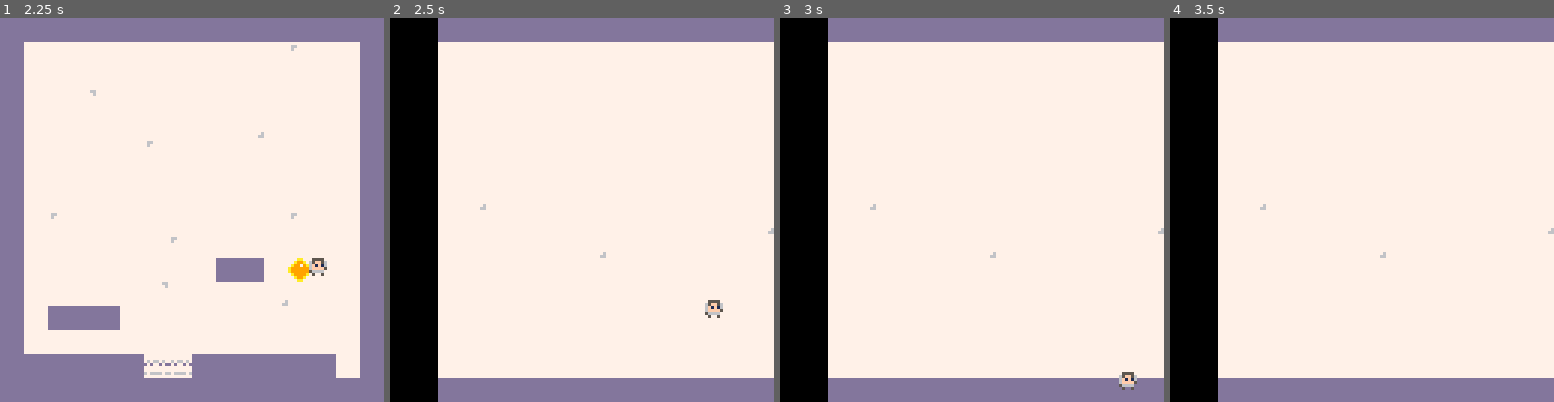
Above: before the commit, frames 1-4 (left to right).
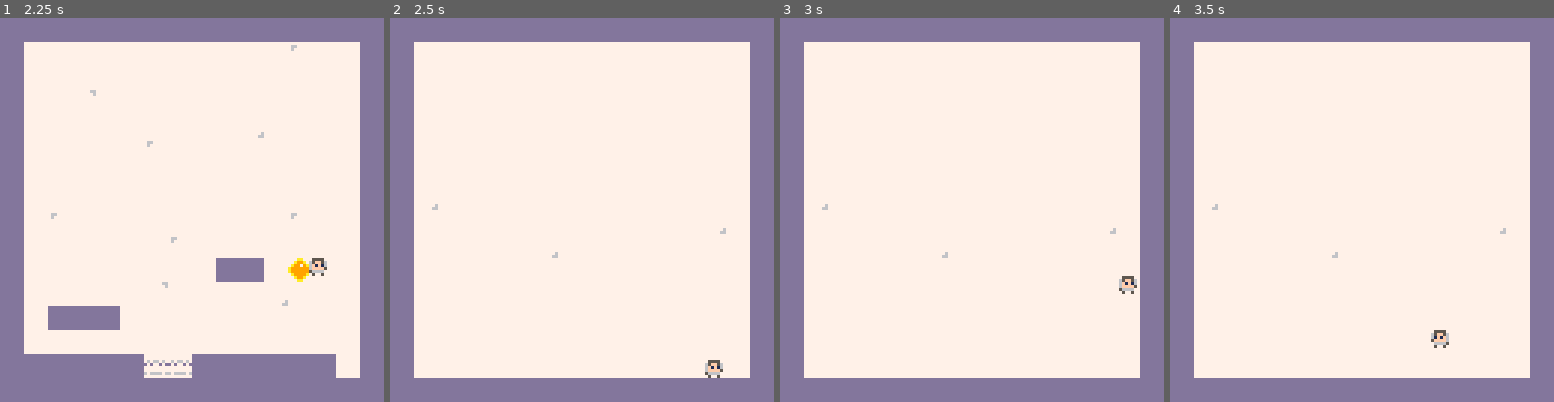
Above: after the commit, the same moments.

Repository: lolpakichu/snowy
Game: PICO-8 cartridge snowy.p8
Same seed, same stepped clock (60 frames per second), same inputs: the game is played once before the commit and once after it.
Inputs:
- Up to frame 1 (2.25 s): tap X (X key) at 0.33, 1.07, 1.85 s; tap O (Z key) at 0.7, 1.7, 2.1 s; hold Right 1.6-2.1 s; hold Up from 2.15 s (still down)
- Up to frame 2 (2.5 s): release Up at 2.42 s; hold Right from 2.47 s (still down)
- Up to frame 3 (3 s): keep holding Right; tap O (Z key) at 2.5, 2.9 s; tap X (X key) at 2.97 s
- Up to frame 4 (3.5 s): release Right at 3.03 s; hold Left from 3.08 s (still down); tap O (Z key) at 3.3 s

Frame 1 is identical in both runs. In frame 2, 18% of the frame differs, in the area x 0-100%, y 0-100%; in frame 3, 18%; in frame 4, 18%.

Commit message:
Snowy v0.24

Diff:
--- a/snowy.p8
+++ b/snowy.p8
@@ -35,7 +35,8 @@
 	--tuning constants
 	speed=2,
 	jumpvel=3.4,
-	xoffset=8
+	xoffset=8,
+	yoffset=8
 
 }
 
@@ -50,7 +51,6 @@
 	if win then
 		maploc.x=16
 		maploc.y=0
-		player.xoffset=player.xoffset+16
 	end
 	--remember where we started
 	local startx=player.x
@@ -91,7 +91,7 @@
 	if player.dx>0 then xoffset=7 end
 
 	--look for a wall
-	local h=mget((player.x+xoffset)/8,(player.y+7)/8)
+	local h=mget((player.x+xoffset)/8+maploc.x,(player.y+7)/8+maploc.y)
 	if fget(h,col) then
 		--they hit a wall so move them
 		--back to their original pos.
@@ -116,7 +116,7 @@
 
 	--check bottom center of the
 	--player.
-	local v=mget((player.x+player.xoffset/2)/8,(player.y+8)/8)
+	local v=mget((player.x+player.xoffset/2)/8+maploc.x,(player.y+player.yoffset)/8+maploc.y)
 
 	--assume they are floating
 	--until we determine otherwise
@@ -147,7 +147,7 @@
 	--
 
 	--check top center of p1
-	v=mget((player.x+player.xoffset/2)/8,(player.y)/8)
+	v=mget((player.x+player.xoffset/2)/8+maploc.x,(player.y)/8+maploc.y)
 
 	--only check for ceilings when
 	--moving up
@@ -156,7 +156,7 @@
 		if fget(v,col) then
 			--position player right below
 			--ceiling
-			player.y = flr((player.y+8)/8)*8
+			player.y = flr((player.y+player.yoffset)/8)*8
 			--halt upward velocity
 			player.dy = 0
 		end
@@ -168,10 +168,140 @@
 
 function _draw()
  cls() --clear the screen
- map(maploc.x,maploc.y,maploc.x,maploc.y) --draw map
+ map(maploc.x,maploc.y,0,0,16,16) --draw map
  spr(player.sp,player.x,player.y,1,1,player.f) --draw player
- print('Game Over', 196, 64, 0)
+ print('game over', 196, 64, 0)
 end
+…(130 lines of a section not shown)…
 
 
 
@@ -308,20 +438,20 @@
 0000000000000000000000000000000000000000000000000000000000000000000000000000000000000000000000000000000000000000000000000000000000000000000000000000000000000000000000000000000000000000000000000000000000000000000000000000000000000000000000000000000000000000
 __map__
 0707070707070707070707070707070707070707070707070707070707070707060606060606060606060606060606060606060609090909090606060606060606060606060606060606060606060606060606060606060606060606060606060606060606060606060606060606060606060606060606060606060606060606
-0706060606060606060606060306060706060606060606060606060606060607060606060606060606060606060606060606060606060606060606060606060606060606060606060606060606060606060606060606060606060606060606060606060606060606060606060606060606060606060606060606060606060606
-0706060606060606060606060606060706060606060606060606060606060607060606060606060606060606060606060606060606060606060606060606060606060606060606060606060606060606060606060606060606060606060606060606060606060606060606060606060606060606060606060606060606060606
-0706060506060606060606060606060706060606060606060606060606060607060606060606060606060606060606060606060606060606060606060606060606060606060606060606060606060606060606060606060606060606060606060606060606060606060606060606060606060606060606060606060606060606
-0706060606060606060604060606060706060606060606060606060606060607060606060606060606060606060606060606060606060606060606060606060606060606060606060606060606060606060606060606060606060606060606060606060606060606060606060606060606060606060606060606060606060606
-0706060606060306060606060606060706060606060606060606060606060607060606060606060606060606060606060606060606060606060606060606060606060606060606060606060606060606060606060606060606060606060606060606060606060606060606060606060606060606060606060606060606060606
-0706060606060606060606060606060706060606060606060606060606060607060606060606060606060606060606060606060606060606060606060606060606060606060606060606060606060606060606060606060606060606060606060606060606060606060606060606060606060606060606060606060606060606
-0706060606060606060606060606060706040606060606060606060606060607060606060606030606060606060606060606060606060606060606060606060606060606060606060606060606060606060606060606060606060606060606060606060606060606060606060606060606060606060606060606060606060606
-0706030606060606060606060306060706060606060606060606060606040607060606060606060606060606060606060606060606060606060606060606060606060606060606060606060606060606060606060606060606060606060606060606060606060606060606060606060606060606060606060606060606060606
-0706060606060603060606060606060706060606060604060606060606060607060606060606060606060606060606060606060606060606060606060606060606060606060606060606060606060606060606060606060606060606060606060606060606060606060606060606060606060606060606060606060606060606
-0706060606060606060707060806060706060606060606060606060606060607060606060606060606060606060606060606060606060606060606060606060606060606060606060606060606060606060606060606060606060606060606060606060606060606060606060606060606060606060606060606060606060606
-0706060606060506060606040606060706060606060606060606060606060607060606060606060606060606060606060606060606060606060606060606060606060606060606060606060606060606060606060606060606060606060606060606060606060606060606060606060606060606060606060606060606060606
-0706070707060606060606060606060706060606060606060606060606060607060606060606060606060606060606060606060606060606060606060606060606060606060606060606060606060606060606060606060606060606060606060606060606060606060606060606060606060606060606060606060606060606
-0706060606060606060606060606060706060606060606060606060606060607060606060606060606060606060606060606060606060606060606060606060606060606060606060606060606060606060606060606060606060606060606060606060606060606060606060606060606060606060606060606060606060606
-0707070707070909070707070707060706060606060606060606060606060607060606060606060606060606060606060606060606060606060606060606060606060606060606060606060606060606060606060606060606060606060606060606060606060606060606060606060606060606060606060606060606060606
+0706060606060606060606060306060707060606060606060606060606060607060606060606060606060606060606060606060606060606060606060606060606060606060606060606060606060606060606060606060606060606060606060606060606060606060606060606060606060606060606060606060606060606
+0706060606060606060606060606060707060606060606060606060606060607060606060606060606060606060606060606060606060606060606060606060606060606060606060606060606060606060606060606060606060606060606060606060606060606060606060606060606060606060606060606060606060606
+0706060506060606060606060606060707060606060606060606060606060607060606060606060606060606060606060606060606060606060606060606060606060606060606060606060606060606060606060606060606060606060606060606060606060606060606060606060606060606060606060606060606060606
+0706060606060606060604060606060707060606060606060606060606060607060606060606060606060606060606060606060606060606060606060606060606060606060606060606060606060606060606060606060606060606060606060606060606060606060606060606060606060606060606060606060606060606
+0706060606060306060606060606060707060606060606060606060606060607060606060606060606060606060606060606060606060606060606060606060606060606060606060606060606060606060606060606060606060606060606060606060606060606060606060606060606060606060606060606060606060606
+0706060606060606060606060606060707060606060606060606060606060607060606060606060606060606060606060606060606060606060606060606060606060606060606060606060606060606060606060606060606060606060606060606060606060606060606060606060606060606060606060606060606060606
+0706060606060606060606060606060707040606060606060606060606060607060606060606030606060606060606060606060606060606060606060606060606060606060606060606060606060606060606060606060606060606060606060606060606060606060606060606060606060606060606060606060606060606
+0706030606060606060606060306060707060606060606060606060606040607060606060606060606060606060606060606060606060606060606060606060606060606060606060606060606060606060606060606060606060606060606060606060606060606060606060606060606060606060606060606060606060606
+0706060606060603060606060606060707060606060604060606060606060607060606060606060606060606060606060606060606060606060606060606060606060606060606060606060606060606060606060606060606060606060606060606060606060606060606060606060606060606060606060606060606060606
+0706060606060606060707060806060707060606060606060606060606060607060606060606060606060606060606060606060606060606060606060606060606060606060606060606060606060606060606060606060606060606060606060606060606060606060606060606060606060606060606060606060606060606
+0706060606060506060606040606060707060606060606060606060606060607060606060606060606060606060606060606060606060606060606060606060606060606060606060606060606060606060606060606060606060606060606060606060606060606060606060606060606060606060606060606060606060606
+0706070707060606060606060606060707060606060606060606060606060607060606060606060606060606060606060606060606060606060606060606060606060606060606060606060606060606060606060606060606060606060606060606060606060606060606060606060606060606060606060606060606060606
+0706060606060606060606060606060707060606060606060606060606060607060606060606060606060606060606060606060606060606060606060606060606060606060606060606060606060606060606060606060606060606060606060606060606060606060606060606060606060606060606060606060606060606
+0707070707070909070707070707060707060606060606060606060606060607060606060606060606060606060606060606060606060606060606060606060606060606060606060606060606060606060606060606060606060606060606060606060606060606060606060606060606060606060606060606060606060606
 0707070707070707070707070707070707070707070707070707070707070707060606060606060606060606060606060606060606060606060606060606060606060606060606060606060606060606060606060606060606060606060606060606060606060606060606060606060606060606060606060606060606060606
 0606060606060606060606060606060606060606060606060606060606060606060606060606060606060606060606060606060606060606060606060606060606060606060606060606060606060606060606060606060606060606060606060606060606060606060606060606060606060606060606060606060606060606
 0606060606060606060606060606060606060606060606060606060606060606060606060606060606060606060606060606060606060606060606060606060606060606060606060606060606060606060606060606060606060606060606060606060606060606060606060606060606060606060606060606060606060606
Not shown, changed: 130 lines of the sprite sheet (__gfx__) section of snowy.p8
Not shown, changed: the thumbnail (__label__) section of snowy.p8
Not shown, added: Snowy v0.23.zip
